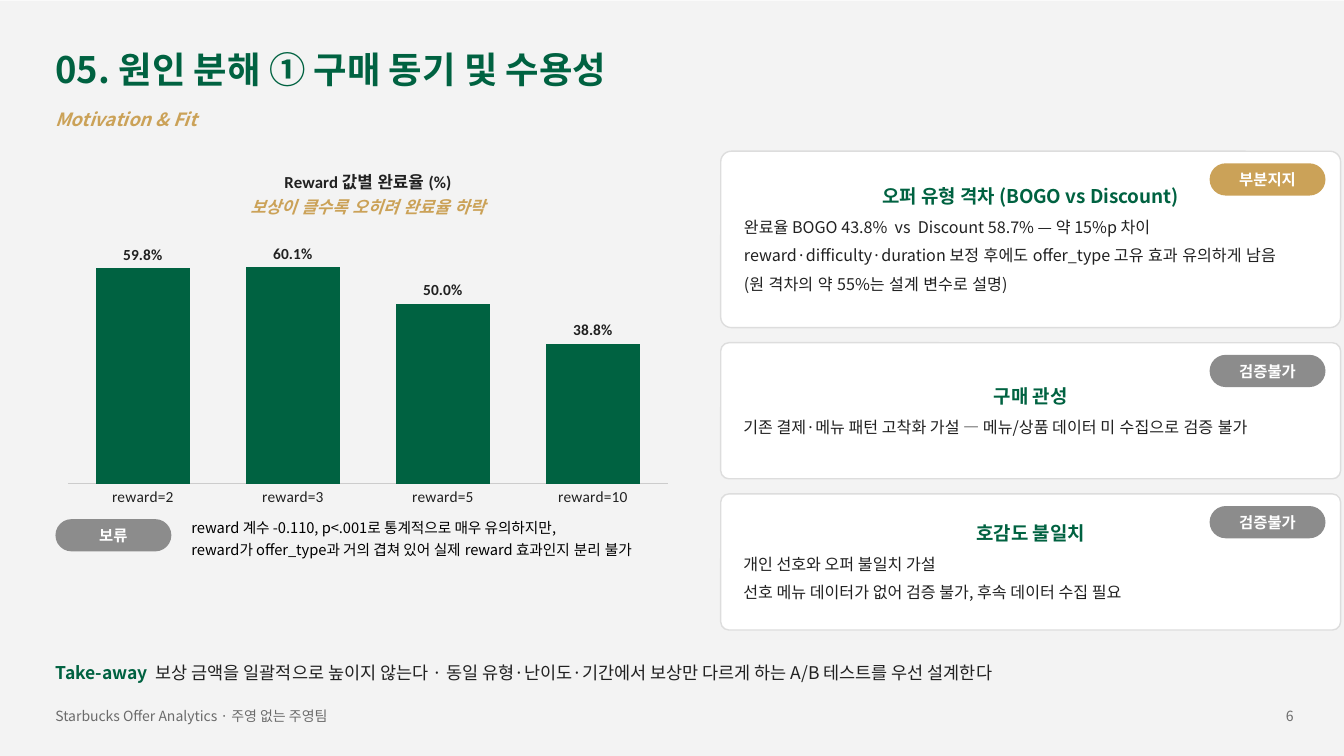
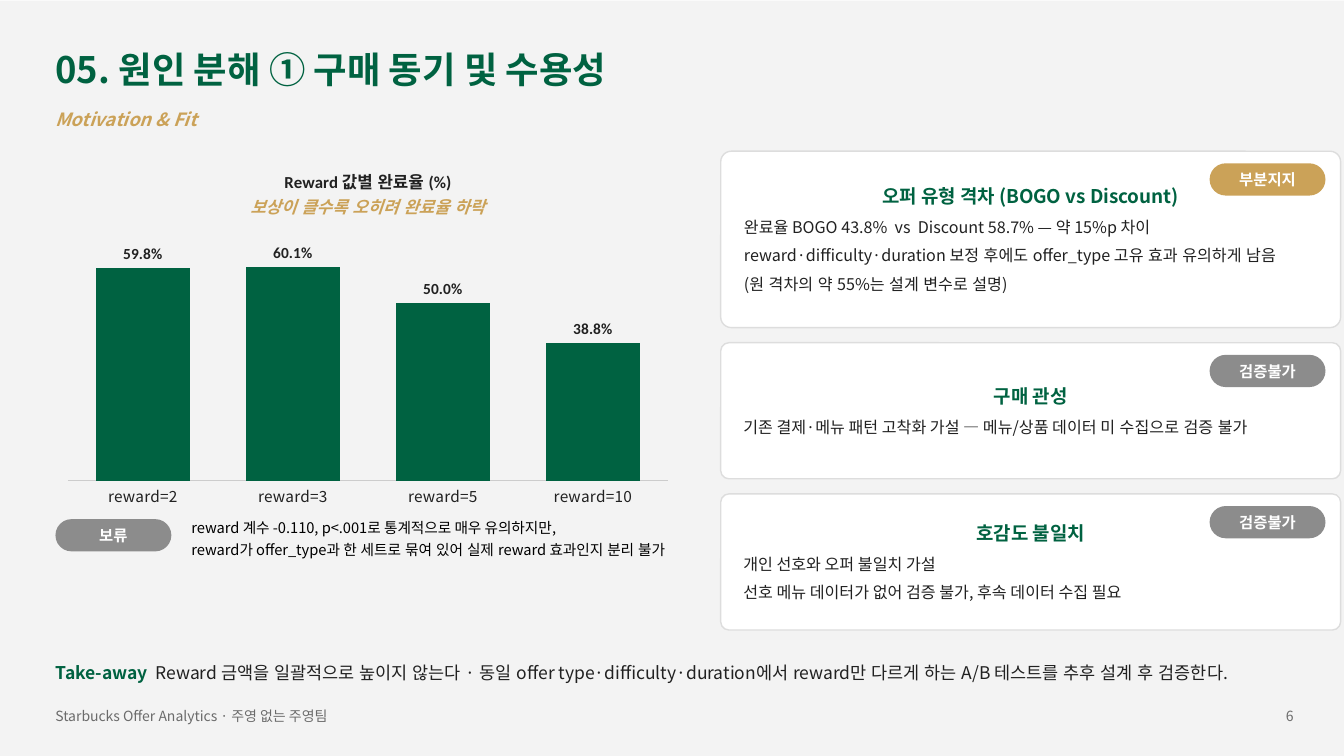
Before and after one commit to Sicheol-Pyo/ai-data-bootcamp, a slide deck: slide 6 of project_2/주영 없는 주영팀 Project2 발표자료.pptx. Drawn at 1344x756 pixels with LibreOffice and Linux fonts; fonts in the diff are those of the drawing. Boxes give left, top, right and bottom in pixels: in the first picture for what was removed or moved away, otherwise in the second. Text is boxed around its words. In the diff, an @@ line names an element or a change of style, - is before the commit and + after.

```diff
--- a/project_2/주영 없는 주영팀 Project2 발표자료.pptx
+++ b/project_2/주영 없는 주영팀 Project2 발표자료.pptx
@@ column chart at (55, 151, 681, 514) @@
@@ category axis changed @@
@@ text at (191, 543, 665, 559): text changed @@
-reward가 offer_type과 거의 겹쳐 있어 실제 reward 효과인지 분리 불가
+reward가 offer_type과 한 세트로 묶여 있어 실제 reward 효과인지 분리 불가
@@ text at (55, 664, 1228, 683): text changed @@
-Take-away 보상 금액을 일괄적으로 높이지 않는다 · 동일 유형·난이도·기간에서 보상만 다르게 하는 A/B 테스트를 우선 설계한다
+Take-away Reward 금액을 일괄적으로 높이지 않는다 · 동일 offer type·difficulty·duration에서 reward만 다르게 하는 A/B 테스트를 추후 설계 후 검증한다.
```
Also in this commit, not shown: 6 other slides changed, 4 other files.
